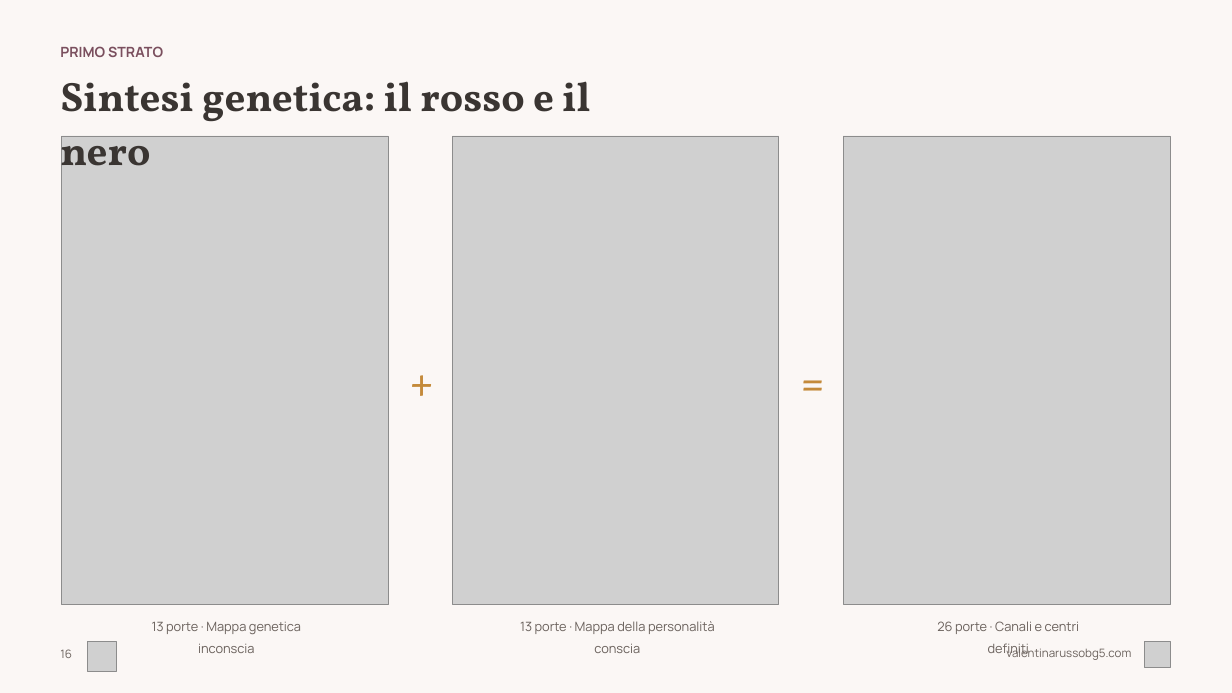
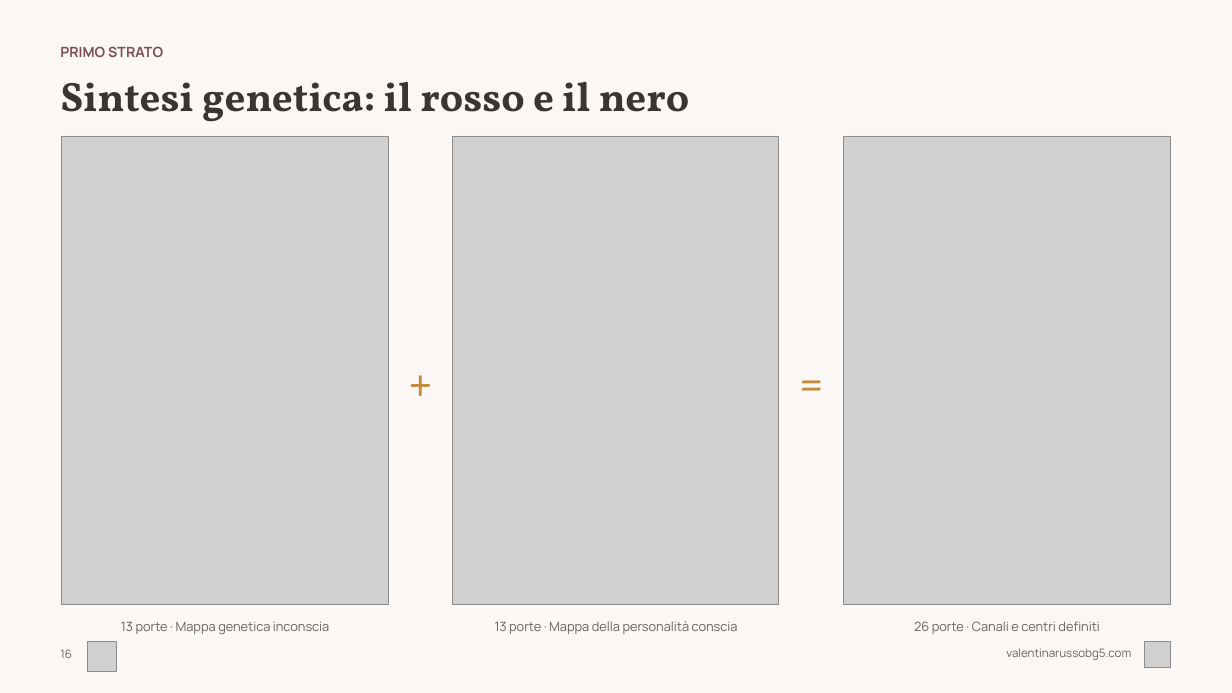
Before and after one commit to valentina-russo/valentinarusso-site, a slide deck: slide 16 of grav-site/root/kit-corso/corso-base-hd.pptx. Drawn at 1232x693 pixels with LibreOffice and Linux fonts; fonts in the diff are those of the drawing; grey boxes stand for pictures. Boxes give left, top, right and bottom in pixels: in the first picture for what was removed or moved away, otherwise in the second. Text is boxed around its words. In the diff, an @@ line names an element or a change of style, - is before the commit and + after.

```diff
--- a/grav-site/root/kit-corso/corso-base-hd.pptx
+++ b/grav-site/root/kit-corso/corso-base-hd.pptx
@@ text "Sintesi genetica: il rosso e ..." rewrapped from (x1=60, y1=81, x2=590, y2=184) to (x1=60, y1=81, x2=689, y2=121) @@
@@ text "+" rewrapped from (x1=408, y1=355, x2=436, y2=413) to (x1=402, y1=355, x2=439, y2=413) @@
@@ text "=" rewrapped from (x1=798, y1=355, x2=829, y2=413) to (x1=792, y1=355, x2=832, y2=413) @@
@@ text "13 porte · Mappa genetica ..." rewrapped from (x1=152, y1=622, x2=301, y2=653) to (x1=121, y1=621, x2=329, y2=634) @@
@@ text "13 porte · Mappa della ..." rewrapped from (x1=520, y1=621, x2=715, y2=653) to (x1=495, y1=621, x2=738, y2=634) @@
@@ text "26 porte · Canali e ..." rewrapped from (x1=937, y1=621, x2=1080, y2=657) to (x1=914, y1=621, x2=1099, y2=634) @@
```
Also in this commit, not shown: 29 other slides changed, 1 other file.
